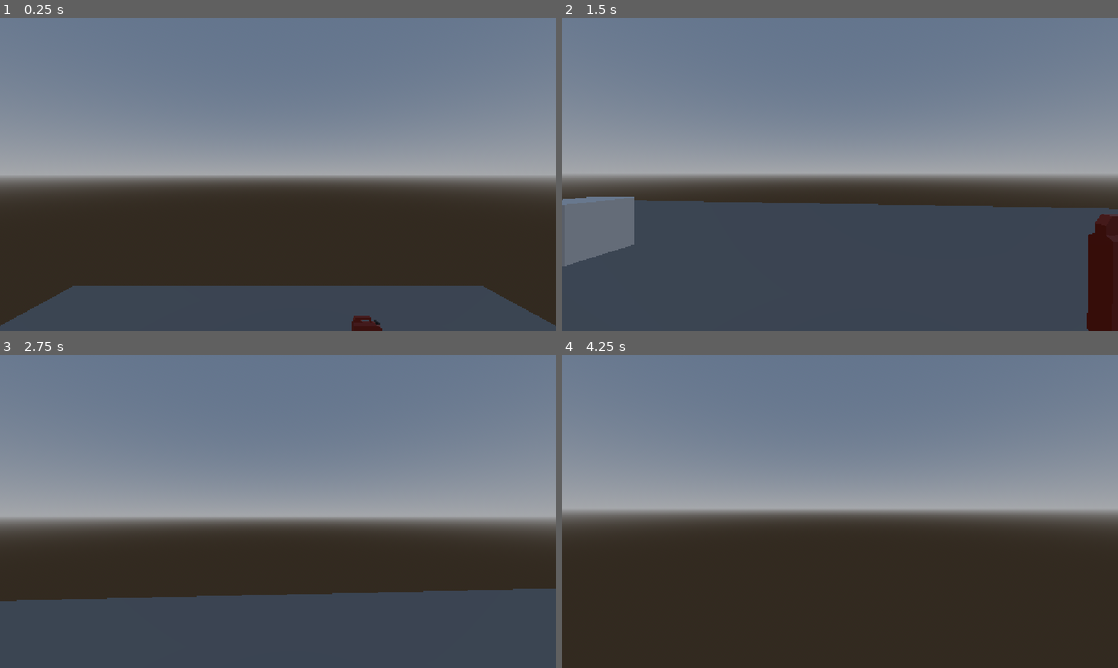
Above: before the commit, frames 1-4 (two rows, left to right).
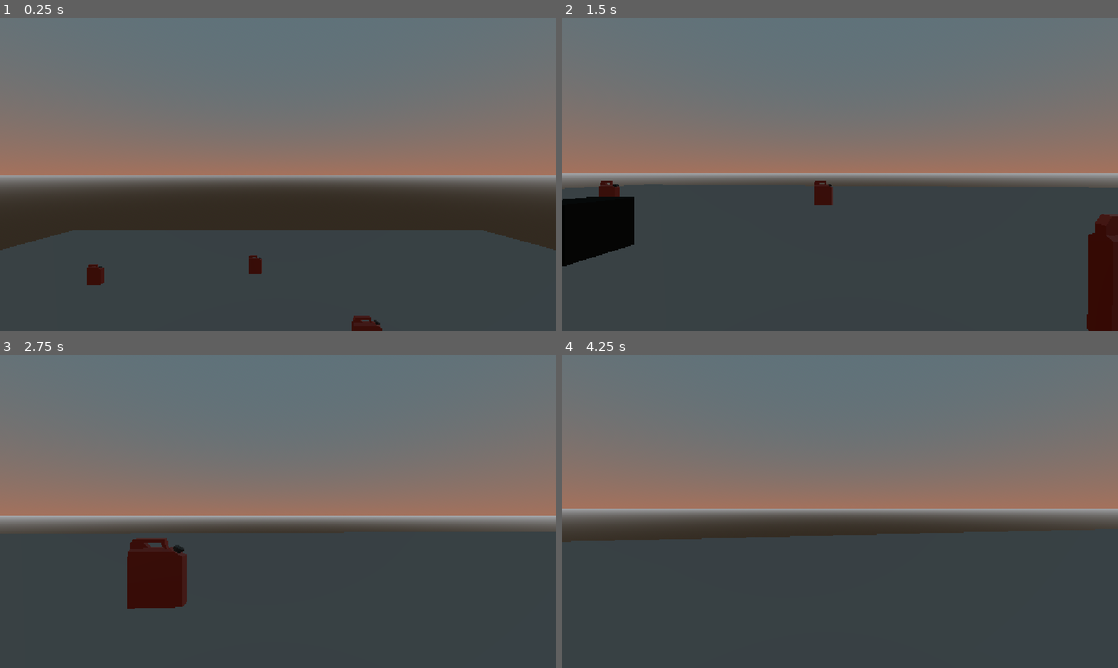
Above: after the commit, the same moments.

Repository: boredguywithacomputer/untitled-hackclub-game
Game: Godot game, scene res://node_3d.tscn
The game is run twice, just before and just after one commit, with the same random seed, the same clock (stepped at 60 frames per second) and the same inputs.
Inputs (mouse positions are in pixels of both pictures, inside the frame that each line leads up to):
- Up to frame 1 (0.25 s): no input
- Up to frame 2 (1.5 s): tap Enter at 0.5 s; move the mouse to (867, 174) at 0.52 s; press the mouse at (867, 174) at 0.53 s; hold W (Forward) from 0.53 s (still down); tap Space (Jump) at 0.77 s; move the mouse to (812, 174) at 1.27 s; release the mouse at (812, 174) at 1.28 s; tap E (Interact) at 1.35 s
- Up to frame 3 (2.75 s): keep holding W (Forward); tap Space (Jump) at 1.52 s; move the mouse to (289, 505) at 2.02 s; tap Alt at 2.1 s
- Up to frame 4 (4.25 s): keep holding W (Forward); move the mouse to (834, 517) at 2.77 s; tap Shift at 2.85 s; tap Space (Jump) at 3.02, 3.77 s; move the mouse to (878, 514) at 3.52 s; press the mouse at (878, 514) at 3.53 s

The runs differ from the first frame. In frame 1, 57% of the frame differs, in the area x 0-100%, y 0-99%; in frame 2, 44%; in frame 3, 57%; in frame 4, 81%, in the area x 0-100%, y 0-100%.

Commit message:
added a shop
for now its non functional and displays a fish count.

Diff:
--- /dev/null
+++ b/imdead/Shop.gd
@@ -0,0 +1,22 @@
+extends ColorRect
+
+func _ready() -> void:
+	visible = false
+	Events.interaction.connect(_check_for_shop)
+	$Button.pressed.connect(_close_button_pressed)
+
+func _get_fish() -> int:
+	if Inventory.inventory.has("Fish"):
+		return  Inventory.inventory["Fish"].count
+	else:
+		return 0
+
+func _check_for_shop(object: Object, triggerevent: String) -> void:
+	if triggerevent == "Open_Shop":
+		$Fishcount.text = "You have " + str(_get_fish()) + " Fish."
+		visible = true
+		Input.set_mouse_mode(Input.MOUSE_MODE_VISIBLE)
+
+func _close_button_pressed() -> void:
+	Input.set_mouse_mode(Input.MOUSE_MODE_CAPTURED)
+	visible = false
--- /dev/null
+++ b/imdead/fire_shader.tres
@@ -0,0 +1,20 @@
+[gd_resource type="VisualShader" format=3 uid="uid://c1b5cdeclikpr"]
+
+[sub_resource type="VisualShaderNodeTexture2DParameter" id="VisualShaderNodeTexture2DParameter_x8s4l"]
+parameter_name = "Texture2DParameter"
+
+[sub_resource type="VisualShaderNodeTexture" id="VisualShaderNodeTexture_sut7x"]
+source = 5
+
+[sub_resource type="VisualShaderNodeVectorDecompose" id="VisualShaderNodeVectorDecompose_lw0ip"]
+default_input_values = [0, Quaternion(0, 0, 0, 0)]
+op_type = 2
+
+[resource]
+nodes/fragment/2/node = SubResource("VisualShaderNodeTexture2DParameter_x8s4l")
+nodes/fragment/2/position = Vector2(-640, 220)
+nodes/fragment/3/node = SubResource("VisualShaderNodeTexture_sut7x")
+nodes/fragment/3/position = Vector2(-240, 260)
+nodes/fragment/4/node = SubResource("VisualShaderNodeVectorDecompose_lw0ip")
+nodes/fragment/4/position = Vector2(110.66853, 401.33084)
+nodes/fragment/connections = PackedInt32Array(2, 0, 3, 2, 3, 0, 4, 0, 3, 0, 0, 0, 4, 3, 0, 1)
--- /dev/null
+++ b/imdead/gameitems/fuel.tscn
@@ -0,0 +1,39 @@
+[gd_scene format=3 uid="uid://d0lyf43p086ct"]
+
+[ext_resource type="Script" uid="uid://bmnwym5t4enom" path="res://loot_llama.gd" id="1_g6cbk"]
+[ext_resource type="PackedScene" uid="uid://b28v3y1vfv11o" path="res://models/gas.glb" id="2_v8qhu"]
+
+[sub_resource type="StandardMaterial3D" id="StandardMaterial3D_i5arm"]
+
+[sub_resource type="BoxMesh" id="BoxMesh_lgns8"]
+material = SubResource("StandardMaterial3D_i5arm")
+
+[sub_resource type="StandardMaterial3D" id="StandardMaterial3D_noarx"]
+
+[sub_resource type="BoxShape3D" id="BoxShape3D_lgns8"]
+size = Vector3(1, 1, 0.3)
+
+[sub_resource type="SphereShape3D" id="SphereShape3D_5hio4"]
+
+[node name="Fuel" type="RigidBody3D" unique_id=406247188]
+mass = 300.0
+script = ExtResource("1_g6cbk")
+promptName = "Refuel"
+triggeredEvent = "Grab_Fuel"
+
+[node name="MeshInstance3D" type="MeshInstance3D" parent="." unique_id=456603121]
+visible = false
+mesh = SubResource("BoxMesh_lgns8")
+surface_material_override/0 = SubResource("StandardMaterial3D_noarx")
+
+[node name="CollisionShape3D" type="CollisionShape3D" parent="." unique_id=251578421]
+shape = SubResource("BoxShape3D_lgns8")
+
+[node name="Hitbox" type="Area3D" parent="." unique_id=2033527901]
+transform = Transform3D(3, 0, 0, 0, 3, 0, 0, 0, 3, 0, 0, 0)
+
+[node name="CollisionShape3D" type="CollisionShape3D" parent="Hitbox" unique_id=2118433558]
+shape = SubResource("SphereShape3D_5hio4")
+
+[node name="gas" parent="." unique_id=794692449 instance=ExtResource("2_v8qhu")]
+transform = Transform3D(0.3, 0, 0, 0, 0.3, 0, 0, 0, 0.3, 0, 0, 0)
--- /dev/null
+++ b/imdead/gameitems/wall.tscn
@@ -0,0 +1,34 @@
+[gd_scene format=3 uid="uid://ce3x6hx1i04fd"]
+
+[sub_resource type="PhysicsMaterial" id="PhysicsMaterial_6iypd"]
+
+[sub_resource type="StandardMaterial3D" id="StandardMaterial3D_i5arm"]
+
+[sub_resource type="BoxMesh" id="BoxMesh_lgns8"]
+material = SubResource("StandardMaterial3D_i5arm")
+
+[sub_resource type="StandardMaterial3D" id="StandardMaterial3D_noarx"]
+
+[sub_resource type="BoxShape3D" id="BoxShape3D_lgns8"]
+size = Vector3(1, 1, 0.3)
+
+[sub_resource type="SphereShape3D" id="SphereShape3D_5hio4"]
+
+[node name="Wall" type="RigidBody3D" unique_id=1690153671]
+disable_mode = 1
+mass = 300.0
+physics_material_override = SubResource("PhysicsMaterial_6iypd")
+freeze = true
+
+[node name="MeshInstance3D" type="MeshInstance3D" parent="." unique_id=1034835286]
+mesh = SubResource("BoxMesh_lgns8")
+surface_material_override/0 = SubResource("StandardMaterial3D_noarx")
+
+[node name="CollisionShape3D" type="CollisionShape3D" parent="." unique_id=2020450780]
+shape = SubResource("BoxShape3D_lgns8")
+
+[node name="Hitbox" type="Area3D" parent="." unique_id=1420986785]
+transform = Transform3D(3, 0, 0, 0, 3, 0, 0, 0, 3, 0, 0, 0)
+
+[node name="CollisionShape3D" type="CollisionShape3D" parent="Hitbox" unique_id=231584108]
+shape = SubResource("SphereShape3D_5hio4")
--- a/imdead/loot_llama.gd
+++ b/imdead/loot_llama.gd
@@ -15,6 +15,3 @@
 func _deproximity_trigger(body: Node3D) -> void:
 	if !body.name == "Player": return
 	Events.unprompt.emit(self)
-
-func _process(delta: float) -> void:
-	pass
--- /dev/null
+++ b/imdead/map.gd
@@ -0,0 +1,33 @@
+extends Node
+
+var itemobject = preload("res://gameitems/fuel.tscn")
+
+var wall = preload("res://gameitems/wall.tscn")
+
+var mapwidth = 15
+
+func _spawner() -> void:
+	for i in range(6):
+		var spawned = itemobject.instantiate()
+		get_tree().current_scene.add_child(spawned)
+		spawned.global_position = Vector3(randf_range(-mapwidth, mapwidth), 2, randf_range(-mapwidth, mapwidth))
+
+#func _wall_spawner() -> void:
+	#for i in range(5):
+		#var spawned = wall.instantiate()
+		#var spawned2 = wall.instantiate()
+		#var spawned3 = wall.instantiate()
+		#var spawned4 = wall.instantiate()
+		#get_tree().current_scene.add_child(spawned)
+		#get_tree().current_scene.add_child(spawned2)
+		#get_tree().current_scene.add_child(spawned3)
+		#get_tree().current_scene.add_child(spawned4)
+		#spawned.global_position = Vector3(6*i, 0.5, 6*i)
+		#spawned2.global_position = Vector3(6*i, 0.5, -6*i)
+		#spawned3.global_position = Vector3(-6*i, 0.5, -6*i)
+		#spawned4.global_position = Vector3(-6*i, 0.5, 6*i)
+
+func _ready() -> void:
+	_spawner()
+	#_wall_spawner()
+	## note: the wall_spawner function was created at 1 am when I was TWEAKING like crazy due to sleep debt accumulated throughout the week
--- /dev/null
+++ b/imdead/mapgenerator.tscn
@@ -0,0 +1,38 @@
+[gd_scene format=3 uid="uid://dihye41cwi33e"]
+
+[sub_resource type="ORMMaterial3D" id="ORMMaterial3D_5hio4"]
+
+[sub_resource type="BoxMesh" id="BoxMesh_lgns8"]
+material = SubResource("ORMMaterial3D_5hio4")
+size = Vector3(15, 0.2, 15)
+
+[sub_resource type="BoxShape3D" id="BoxShape3D_lgns8"]
+size = Vector3(15, 0.2, 15)
+
+[node name="Node3D" type="Node3D" unique_id=2095359140]
+
+[node name="Tile" type="RigidBody3D" parent="." unique_id=1680791043]
+
+[node name="MeshInstance3D" type="MeshInstance3D" parent="Tile" unique_id=2001207894]
+mesh = SubResource("BoxMesh_lgns8")
+
+[node name="CollisionShape3D" type="CollisionShape3D" parent="Tile" unique_id=1893774093]
+shape = SubResource("BoxShape3D_lgns8")
+
+[node name="Marker3D" type="Marker3D" parent="Tile" unique_id=1100936476]
+transform = Transform3D(1, 0, 0, 0, 1, 0, 0, 0, 1, 15, 0, 0)
+gizmo_extents = 3.0
+
+[node name="MeshInstance3D" type="MeshInstance3D" parent="Tile/Marker3D" unique_id=790477614]
+
+[node name="Marker3D2" type="Marker3D" parent="Tile" unique_id=83213690]
+transform = Transform3D(-4.371139e-08, 0, -1, 0, 1, 0, 1, 0, -4.371139e-08, 0, 0, 15)
+gizmo_extents = 3.0
+
+[node name="Marker3D4" type="Marker3D" parent="Tile" unique_id=1004017948]
+transform = Transform3D(-4.371139e-08, 0, 1, 0, 1, 0, -1, 0, -4.371139e-08, 0, 0, -15)
+gizmo_extents = 3.0
+
+[node name="Marker3D3" type="Marker3D" parent="Tile" unique_id=1949428408]
+transform = Transform3D(-1, 0, -8.742278e-08, 0, 1, 0, 8.742278e-08, 0, -1, -15, 0, 0)
+gizmo_extents = 3.0
--- a/imdead/node_3d.tscn
+++ b/imdead/node_3d.tscn
@@ -7,8 +7,11 @@
 [ext_resource type="PackedScene" uid="uid://cgye7ghib5045" path="res://models/flamethrower.glb" id="4_jka67"]
 [ext_resource type="Script" uid="uid://6q33gsl1ha8y" path="res://canvas_layer.gd" id="4_r3fl7"]
 [ext_resource type="PackedScene" uid="uid://b28v3y1vfv11o" path="res://models/gas.glb" id="6_4arys"]
+[ext_resource type="PackedScene" uid="uid://d0lyf43p086ct" path="res://gameitems/fuel.tscn" id="6_6iypd"]
 [ext_resource type="Script" uid="uid://dfg51hdbq46j6" path="res://door.gd" id="6_wc5p8"]
 [ext_resource type="Script" uid="uid://lof6ghwnn7lb" path="res://slowdown.gd" id="8_jsk3o"]
+[ext_resource type="Script" uid="uid://btmoqb6aex4aa" path="res://Shop.gd" id="10_cdqbm"]
+[ext_resource type="PackedScene" uid="uid://byl23mkde3umv" path="res://gameitems/shop.glb" id="11_tereu"]
 
 [sub_resource type="CylinderShape3D" id="CylinderShape3D_4xowi"]
 
@@ -21,9 +24,11 @@
 [sub_resource type="PlaneMesh" id="PlaneMesh_lgns8"]
 
 [sub_resource type="BoxShape3D" id="BoxShape3D_5hio4"]
-size = Vector3(30, 0.1, 30)
+size = Vector3(60, 0.1, 60)
 
 [sub_resource type="ProceduralSkyMaterial" id="ProceduralSkyMaterial_ys3fy"]
+sky_top_color = Color(0.36734706, 0.44647187, 0.4794082, 1)
+sky_horizon_color = Color(0.6431373, 0.44313726, 0.36078432, 1)
 
 [sub_resource type="Sky" id="Sky_r3fl7"]
 sky_material = SubResource("ProceduralSkyMaterial_ys3fy")
@@ -36,11 +41,15 @@
 reflected_light_source = 2
 
 [sub_resource type="StandardMaterial3D" id="StandardMaterial3D_i5arm"]
+vertex_color_use_as_albedo = true
+albedo_color = Color(0.17508557, 0.299049, 0.30373913, 1)
 
 [sub_resource type="BoxMesh" id="BoxMesh_lgns8"]
 material = SubResource("StandardMaterial3D_i5arm")
 
 [sub_resource type="StandardMaterial3D" id="StandardMaterial3D_noarx"]
+vertex_color_use_as_albedo = true
+albedo_color = Color(0.28941622, 0.40046108, 0.23264965, 1)
 
 [sub_resource type="BoxShape3D" id="BoxShape3D_lgns8"]
 size = Vector3(1, 1, 0.3)
@@ -52,11 +61,19 @@
 [sub_resource type="BoxShape3D" id="BoxShape3D_6iypd"]
 size = Vector3(1, 1, 0.3)
 
+[sub_resource type="StandardMaterial3D" id="StandardMaterial3D_6iypd"]
+vertex_color_use_as_albedo = true
+albedo_color = Color(0.011063921, 0.021888506, 0.0069294306, 1)
+
 [sub_resource type="BoxShape3D" id="BoxShape3D_4arys"]
 
+[sub_resource type="FontVariation" id="FontVariation_3v7ru"]
+
 [sub_resource type="CylinderShape3D" id="CylinderShape3D_wc5p8"]
 
 [sub_resource type="StandardMaterial3D" id="StandardMaterial3D_wc5p8"]
+vertex_color_use_as_albedo = true
+albedo_color = Color(0.43803945, 0.25745216, 0.24744117, 1)
 
 [sub_resource type="CylinderMesh" id="CylinderMesh_lgns8"]
 material = SubResource("StandardMaterial3D_wc5p8")
@@ -95,7 +112,7 @@
 freeze = true
 
 [node name="MeshInstance3D" type="MeshInstance3D" parent="Floor" unique_id=2081888588]
-transform = Transform3D(15, 0, 0, 0, 15, 0, 0, 0, 15, 0, 0, 0)
+transform = Transform3D(30, 0, 0, 0, 30, 0, 0, 0, 30, 0, 0, 0)
 mesh = SubResource("PlaneMesh_lgns8")
 
 [node name="CollisionShape3D" type="CollisionShape3D" parent="Floor" unique_id=23816970]
@@ -144,29 +161,8 @@
 [node name="flamethrower" parent="Flamethrower" unique_id=449929335 instance=ExtResource("4_jka67")]
 transform = Transform3D(0.6, 0, 0, 0, 0.6, 0, 0, 0, 0.6, 0, 0.2, 0)
 
-[node name="Fuel" type="RigidBody3D" parent="." unique_id=984429558]
+[node name="Fuel" parent="." unique_id=406247188 instance=ExtResource("6_6iypd")]
 transform = Transform3D(1, 0, 0, 0, 1, 0, 0, 0, 1, -3, 3, 4.906854)
-mass = 300.0
-script = ExtResource("3_a0tk4")
-promptName = "Refuel"
-triggeredEvent = "Grab_Fuel"
-
-[node name="MeshInstance3D" type="MeshInstance3D" parent="Fuel" unique_id=104985071]
-visible = false
-mesh = SubResource("BoxMesh_lgns8")
-surface_material_override/0 = SubResource("StandardMaterial3D_noarx")
-
-[node name="CollisionShape3D" type="CollisionShape3D" parent="Fuel" unique_id=892118643]
-shape = SubResource("BoxShape3D_lgns8")
-
-[node name="Hitbox" type="Area3D" parent="Fuel" unique_id=2063474536]
-transform = Transform3D(3, 0, 0, 0, 3, 0, 0, 0, 3, 0, 0, 0)
-
-[node name="CollisionShape3D" type="CollisionShape3D" parent="Fuel/Hitbox" unique_id=1018047862]
-shape = SubResource("SphereShape3D_5hio4")
-
-[node name="gas" parent="Fuel" unique_id=794692449 instance=ExtResource("6_4arys")]
-transform = Transform3D(0.3, 0, 0, 0, 0.3, 0, 0, 0, 0.3, 0, 0, 0)
 
 [node name="Fuel2" type="RigidBody3D" parent="." unique_id=1200942483]
 transform = Transform3D(1, 0, 0, 0, 1, 0, 0, 0, 1, -3, 3, 6.906854)
@@ -195,7 +191,7 @@
 
 [node name="MeshInstance3D" type="MeshInstance3D" parent="Door" unique_id=1655779428]
 mesh = SubResource("BoxMesh_lgns8")
-surface_material_override/0 = SubResource("StandardMaterial3D_noarx")
+surface_material_override/0 = SubResource("StandardMaterial3D_6iypd")
 
 [node name="CollisionShape3D" type="CollisionShape3D" parent="Door" unique_id=414491945]
 shape = SubResource("BoxShape3D_4arys")
@@ -232,6 +228,35 @@
 offset_bottom = 43.0
 vertical_alignment = 2
 
+[node name="ColorRect" type="ColorRect" parent="CanvasLayer" unique_id=286602636]
+anchors_preset = -1
+anchor_right = 1.0
+anchor_bottom = 1.0
+offset_left = 300.0
+offset_top = 120.0
+offset_right = -300.0
+offset_bottom = -120.0
+color = Color(0.34117648, 0.5921569, 0.49019608, 0.57254905)
+script = ExtResource("10_cdqbm")
+
+[node name="Fishcount" type="Label" parent="CanvasLayer/ColorRect" unique_id=660120281]
+layout_mode = 0
+offset_right = 552.0
+offset_bottom = 49.0
+text = "You have _ fishes"
+horizontal_alignment = 1
+vertical_alignment = 1
+
+[node name="Button" type="Button" parent="CanvasLayer/ColorRect" unique_id=1827200208]
+layout_mode = 0
+offset_left = 510.0
+offset_top = 10.0
+offset_right = 542.0
+offset_bottom = 42.0
+theme_override_colors/font_color = Color(0.8745098, 0.8745098, 0.8745098, 1)
+theme_override_fonts/font = SubResource("FontVariation_3v7ru")
+text = "X"
+
 [node name="Mud" type="Area3D" parent="." unique_id=2065136190]
 transform = Transform3D(1, 0, 0, 0, 1, 0, 0, 0, 1, 5, 0, -3)
 script = ExtResource("8_jsk3o")
@@ -243,3 +268,22 @@
 [node name="MeshInstance3D" type="MeshInstance3D" parent="Mud" unique_id=1527045573]
 transform = Transform3D(4, 0, 0, 0, 0.2, 0, 0, 0, 4, 0, 0, 0)
 mesh = SubResource("CylinderMesh_lgns8")
+
+[node name="Shop" type="RigidBody3D" parent="." unique_id=990991511]
+transform = Transform3D(1, 0, 0, 0, 1, 0, 0, 0, 1, -3, 1, -7.0931473)
+mass = 300.0
+script = ExtResource("3_a0tk4")
+promptName = "Open Shop"
+triggeredEvent = "Open_Shop"
+
+[node name="CollisionShape3D" type="CollisionShape3D" parent="Shop" unique_id=2112265495]
+shape = SubResource("BoxShape3D_6iypd")
+
+[node name="Hitbox" type="Area3D" parent="Shop" unique_id=1835961735]
+transform = Transform3D(3, 0, 0, 0, 3, 0, 0, 0, 3, 0, 0, 0)
+
+[node name="CollisionShape3D" type="CollisionShape3D" parent="Shop/Hitbox" unique_id=1148916761]
+transform = Transform3D(2, 0, 0, 0, 2, 0, 0, 0, 2, 0, 0, 0)
+shape = SubResource("SphereShape3D_5hio4")
+
+[node name="shop" parent="Shop" unique_id=1827555326 instance=ExtResource("11_tereu")]
--- a/imdead/project.godot
+++ b/imdead/project.godot
@@ -19,6 +19,7 @@
 
 Events="*uid://sb7e35qjomb2"
 Inventory="*uid://clgl686yu6gp2"
+Map="*uid://b2sgipi6joemk"
 
 [display]
 
Not shown, added: imdead/Shop.gd.uid
Binary file added: imdead/gameitems/shop.glb
Not shown, added: imdead/gameitems/shop.glb.import
Not shown, added: imdead/map.gd.uid
